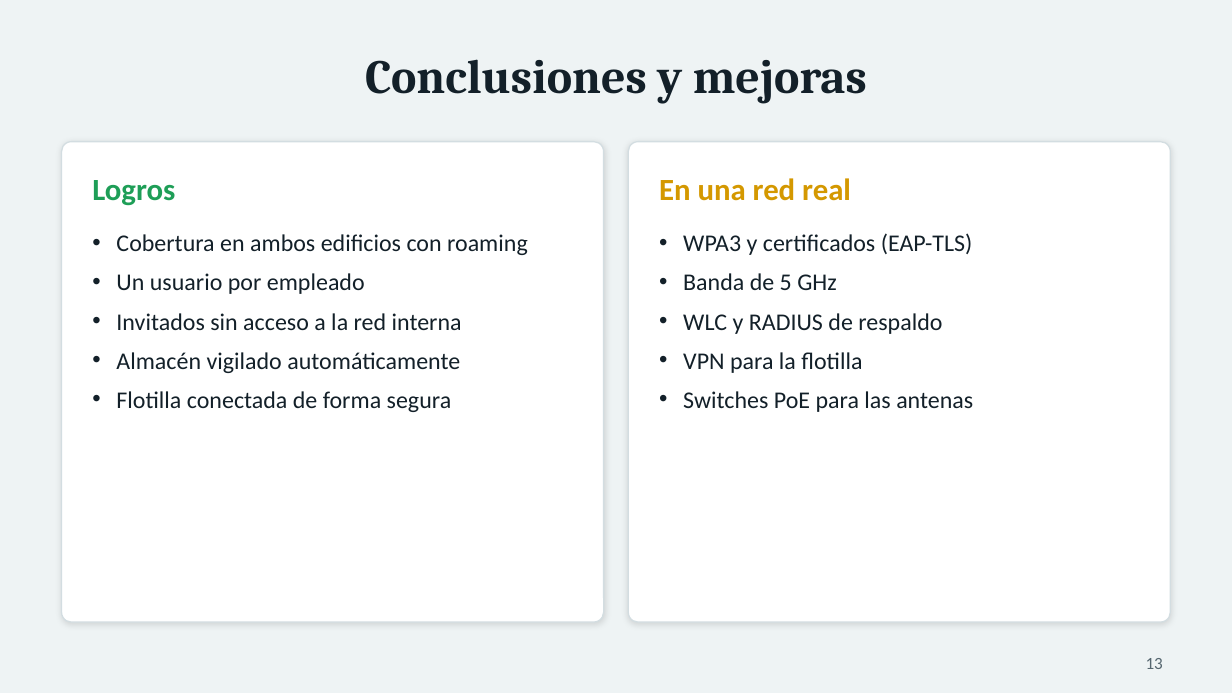
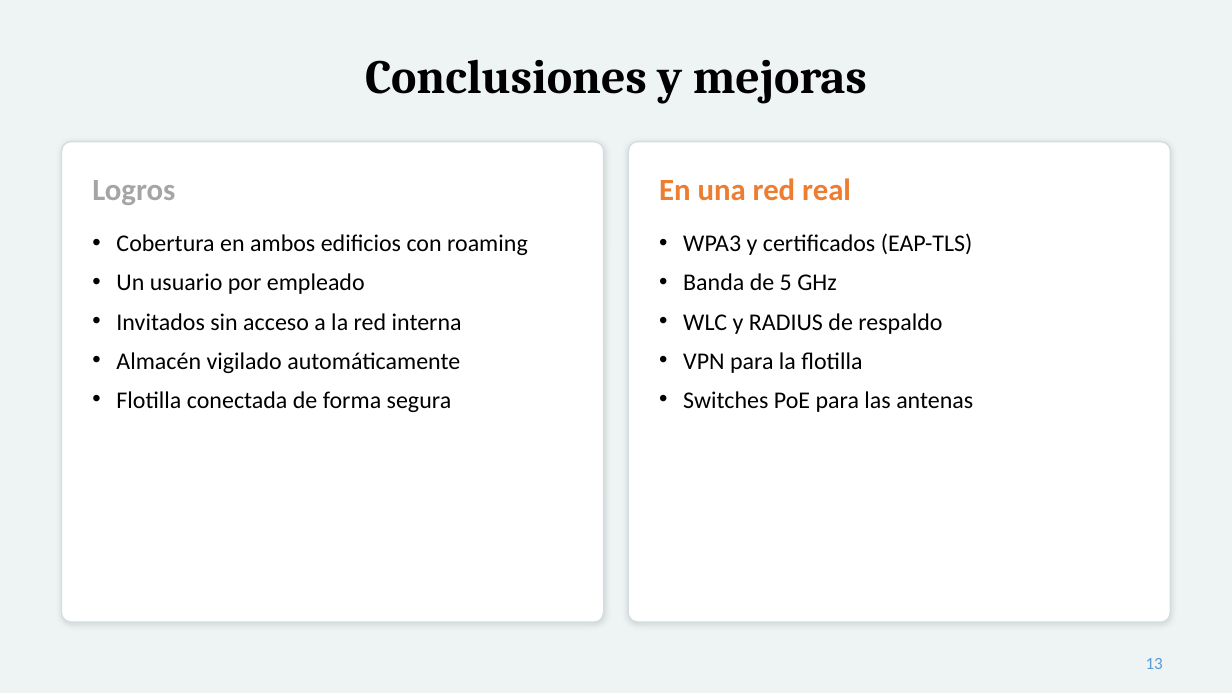
Before and after one commit to USX22/inalambricreds2, a slide deck: slide 13 of entregables/Presentacion_InnovaLogistics.pptx. Drawn at 1232x693 pixels with LibreOffice and Linux fonts; fonts in the diff are those of the drawing. Boxes give left, top, right and bottom in pixels: in the first picture for what was removed or moved away, otherwise in the second. Text is boxed around its words. In the diff, an @@ line names an element or a change of style, - is before the commit and + after.

```diff
--- a/entregables/Presentacion_InnovaLogistics.pptx
+++ b/entregables/Presentacion_InnovaLogistics.pptx
@@ text "Logros" at box(92, 180, 175, 205): text colour #1E9E57 to #A5A5A5 @@
@@ text "En una red real" at box(659, 178, 851, 201): text colour #D49800 to #ED7D31 @@
@@ text colour #132029 to #000000 in 3 elements at box(365, 59, 867, 103), box(116, 234, 528, 412), box(683, 233, 973, 412) @@
@@ page number at box(1146, 658, 1163, 669): text colour #55666F to #5B9BD5 @@
```
Also in this commit, not shown: 13 other slides changed, 3 other files.
